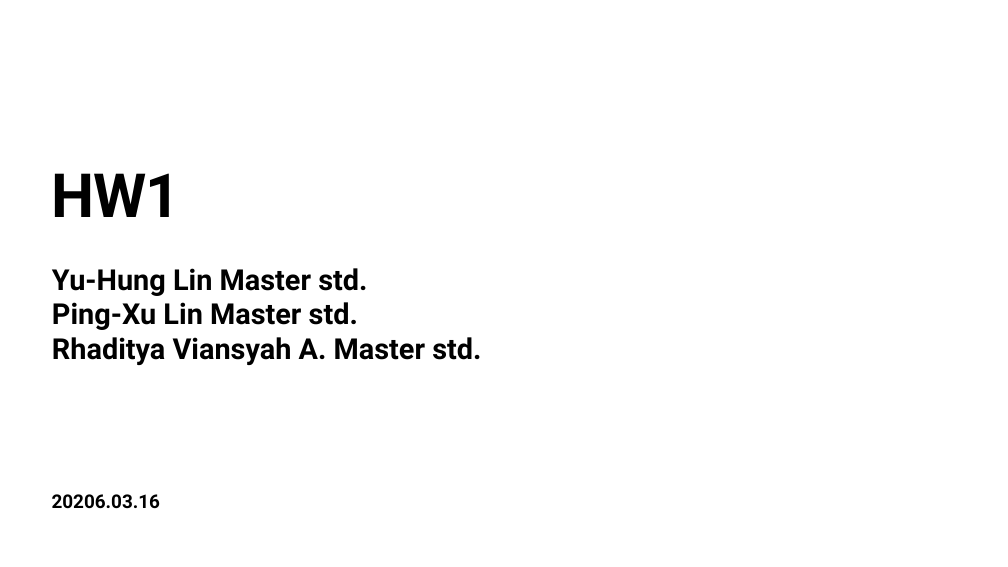
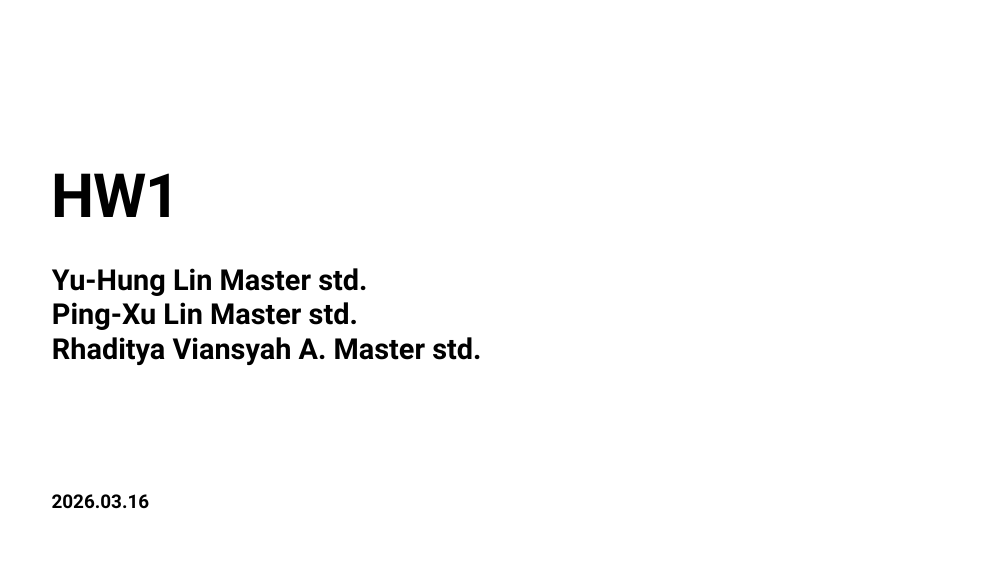
Before and after one commit to brian0707/RC, a slide deck: slide 1 of HW1/Report1.pptx. Drawn at 1008x567 pixels with LibreOffice and Linux fonts; fonts in the diff are those of the drawing. Boxes give left, top, right and bottom in pixels: in the first picture for what was removed or moved away, otherwise in the second. Text is boxed around its words. In the diff, an @@ line names an element or a change of style, - is before the commit and + after.

```diff
--- a/HW1/Report1.pptx
+++ b/HW1/Report1.pptx
@@ text at (52,494,150,509): text changed @@
-20206.03.16
+2026.03.16
```
Also in this commit, not shown: 2 other slides changed, 26 other files.
